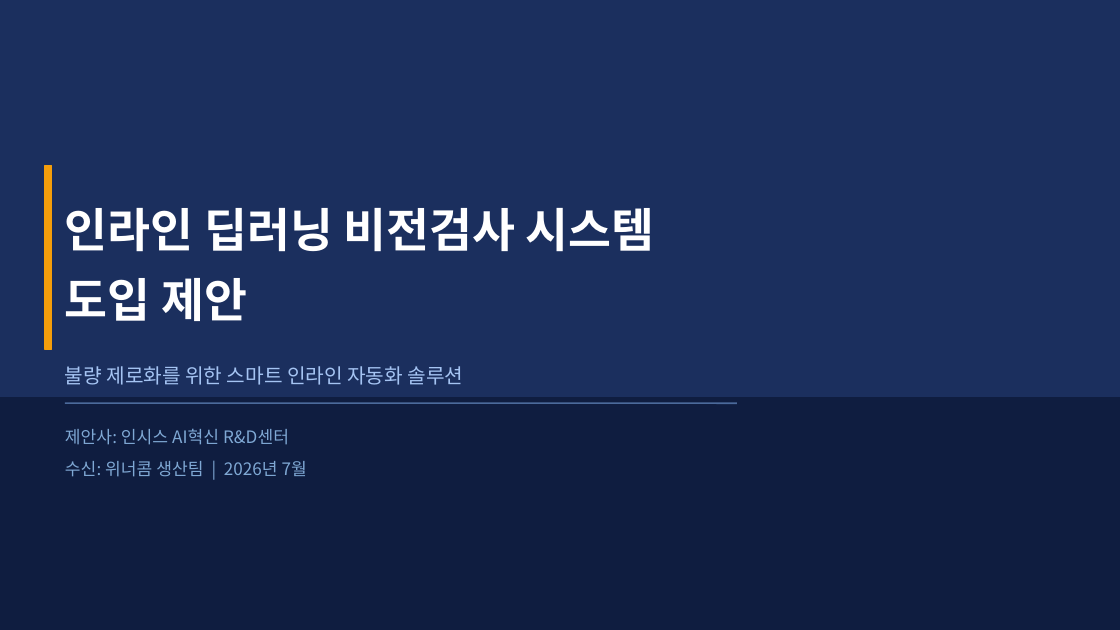
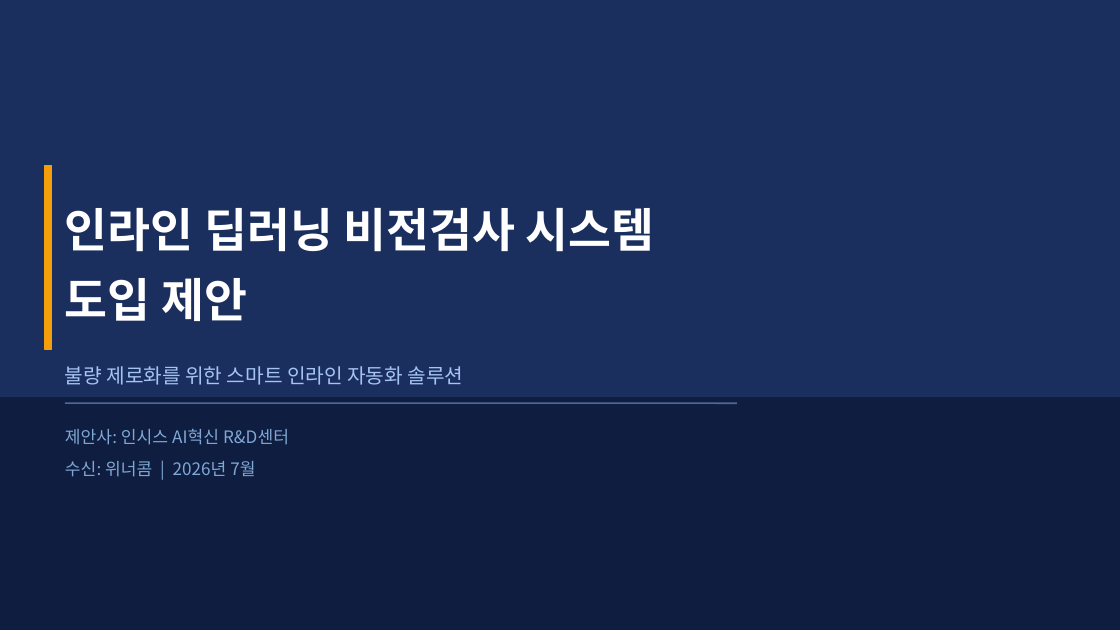
Before and after one commit to Insys-HQ/Insys-review, a slide deck: slide 1 of winnercomb.pptx. Drawn at 1120x630 pixels with LibreOffice and Linux fonts; fonts in the diff are those of the drawing. Boxes give left, top, right and bottom in pixels: in the first picture for what was removed or moved away, otherwise in the second. Text is boxed around its words. In the diff, an @@ line names an element or a change of style, - is before the commit and + after.

Commit message:
Update winnercomb.pptx - remove 생산팀 from 위너콤

```diff
--- a/winnercomb.pptx
+++ b/winnercomb.pptx
@@ text at (65,461,255,477): text changed @@
-수신: 위너콤 생산팀 | 2026년 7월
+수신: 위너콤 | 2026년 7월
```
Also in this commit, not shown: 1 other slide changed.
